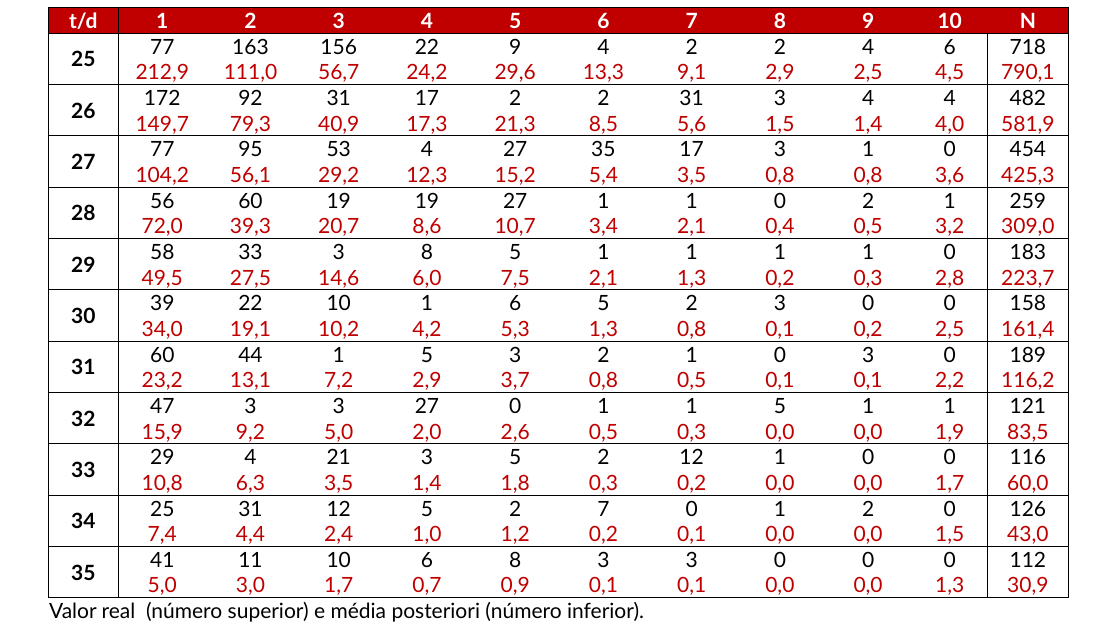
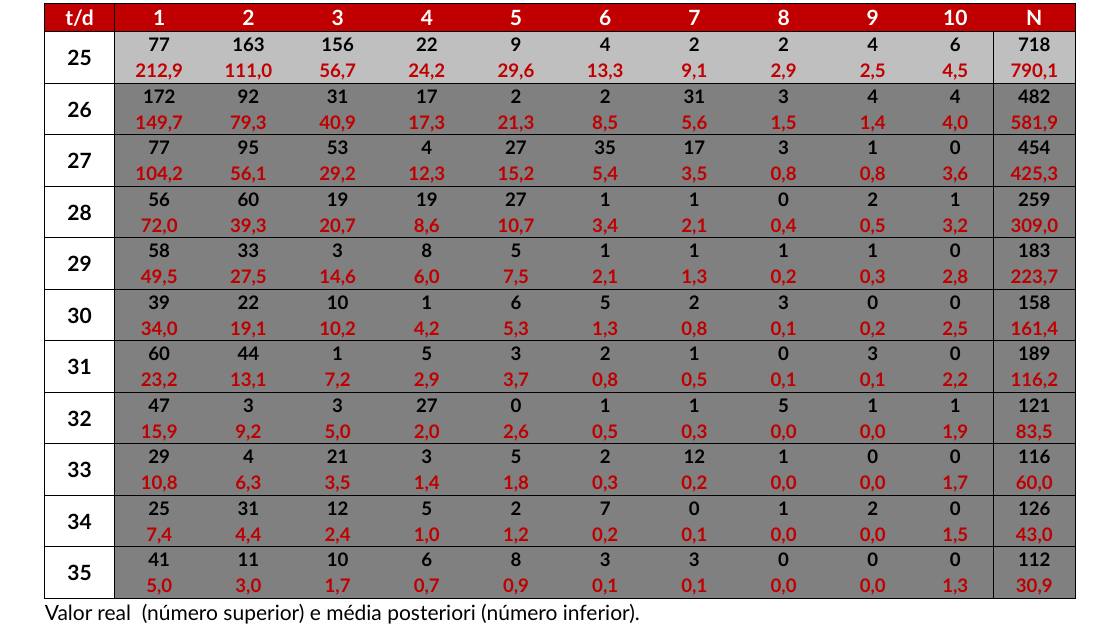
Before and after one commit to daniellyseverino/tcc_ib, a slide deck: slide 3 of assets/img/tabela.pptx. Drawn at 1120x630 pixels with LibreOffice and Linux fonts; fonts in the diff are those of the drawing. Boxes give left, top, right and bottom in pixels: in the first picture for what was removed or moved away, otherwise in the second. Text is boxed around its words. In the diff, an @@ line names an element or a change of style, - is before the commit and + after.

```diff
--- a/assets/img/tabela.pptx
+++ b/assets/img/tabela.pptx
@@ table at (x1=45, y1=3, x2=1075, y2=628) @@
@@ fill #FFFFFF to #BFBFBF in 22 cells @@
@@ fill #FFFFFF to #808080 in 220 cells @@
@@ size 18 to 16 pt, bold on in "77", "163", "156", "22" and 238 more places @@
@@ table resized from (x1=49, y1=8, x2=1069, y2=626) to (x1=45, y1=3, x2=1075, y2=628) @@
```
Also in this commit, not shown: 1 other slide changed, 1 slide added, 1 slide removed, 11 other files.
